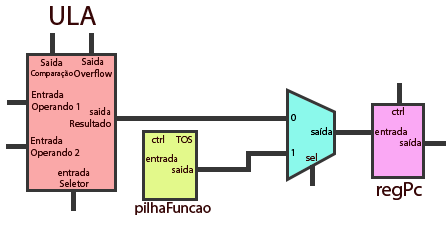
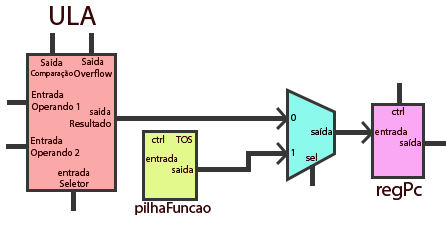
Layers edited between the first and the second 446 × 227 image:
added layer "Layer 7" above "Layer 6" over [361, 121, 371, 144]
added layer "Layer 6" above "Layer 5" over [276, 142, 286, 165]
added layer "Layer 5" above "Shape 3" over [276, 107, 286, 130]
